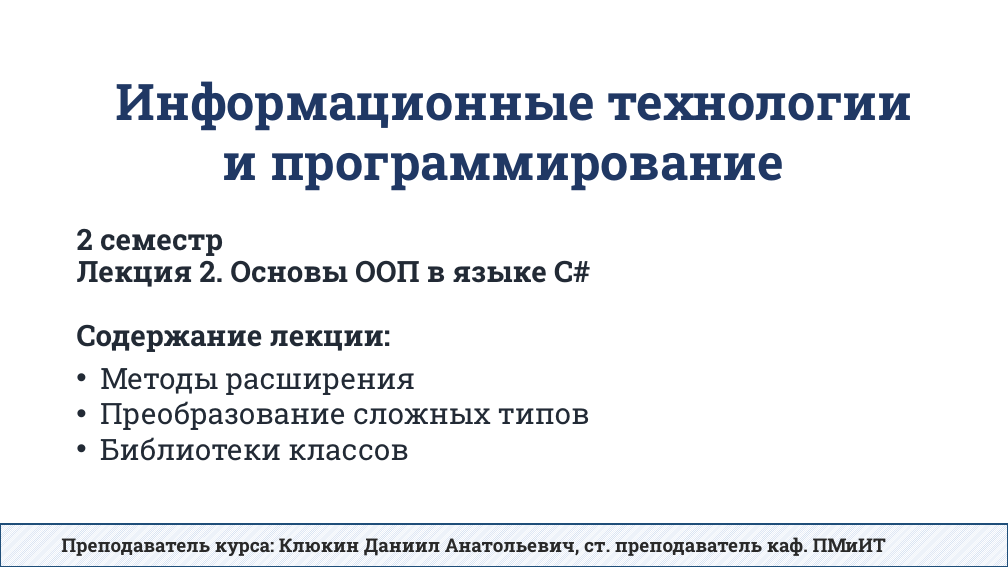
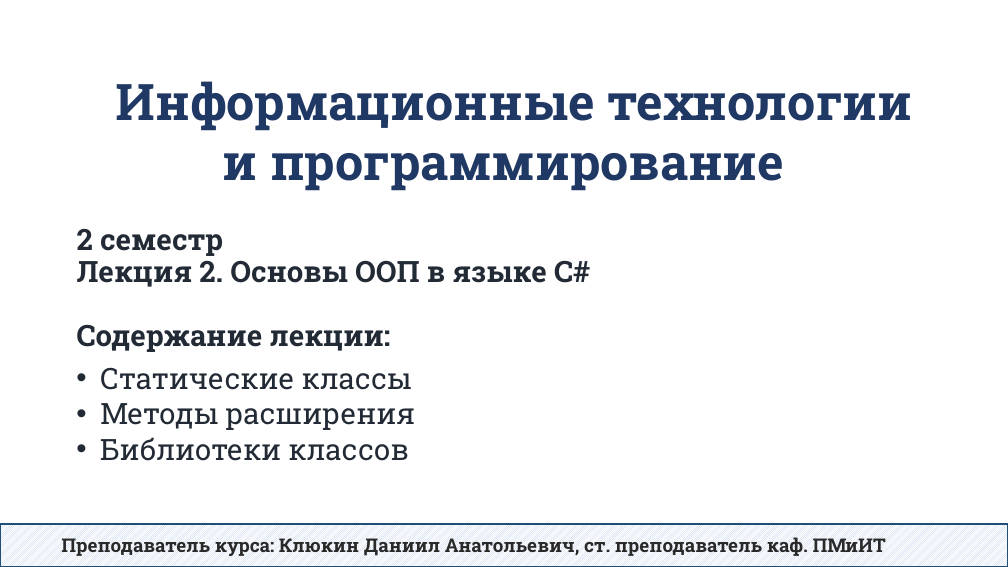
Before and after one commit to DaniilKlyukin/ITiP-2, a slide deck: slide 1 of Лекции/ИТиП 2 лек 2.pptx. Drawn at 1008x567 pixels with LibreOffice and Linux fonts; fonts in the diff are those of the drawing. Boxes give left, top, right and bottom in pixels: in the first picture for what was removed or moved away, otherwise in the second. Text is boxed around its words. In the diff, an @@ line names an element or a change of style, - is before the commit and + after.

```diff
--- a/Лекции/ИТиП 2 лек 2.pptx
+++ b/Лекции/ИТиП 2 лек 2.pptx
@@ text at [100, 367, 412, 390]: paragraph added @@
+• Статические классы
@@ text at [100, 401, 590, 430]: paragraph removed @@
-• Преобразование сложных типов
```
Also in this commit, not shown: 5 other slides changed, 27 slides added, 26 slides removed, 3 other files.
